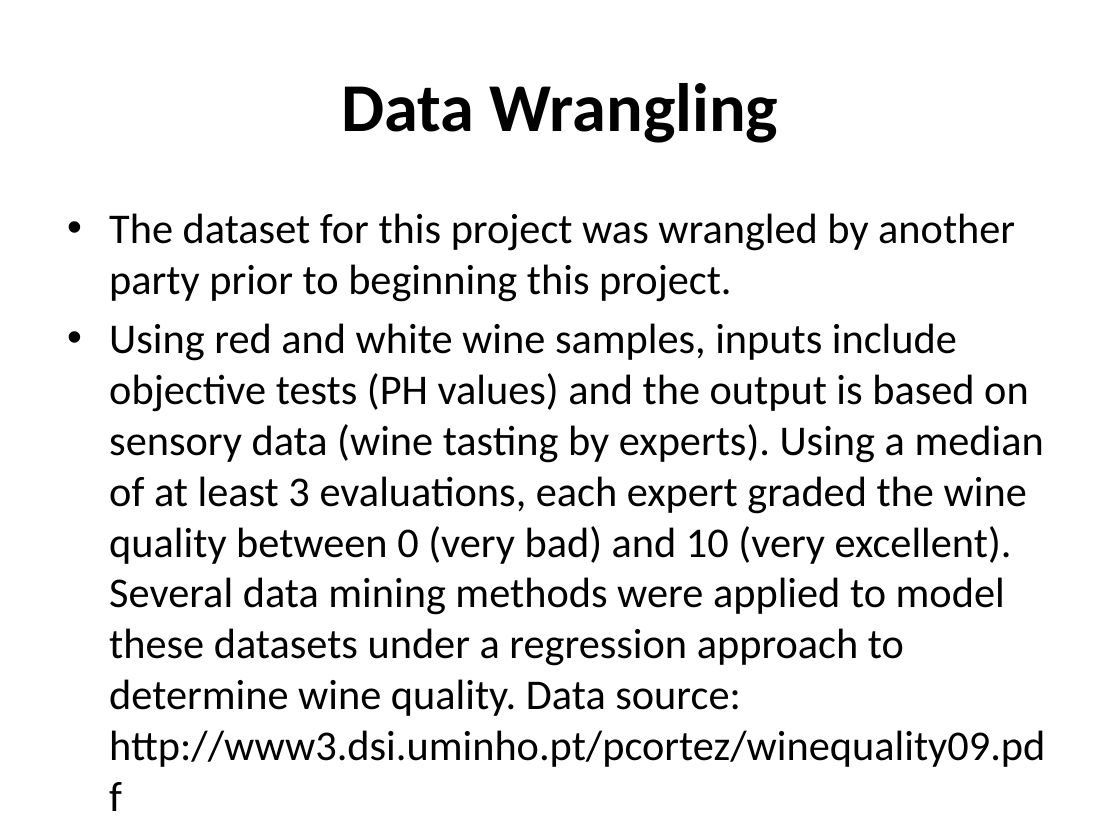
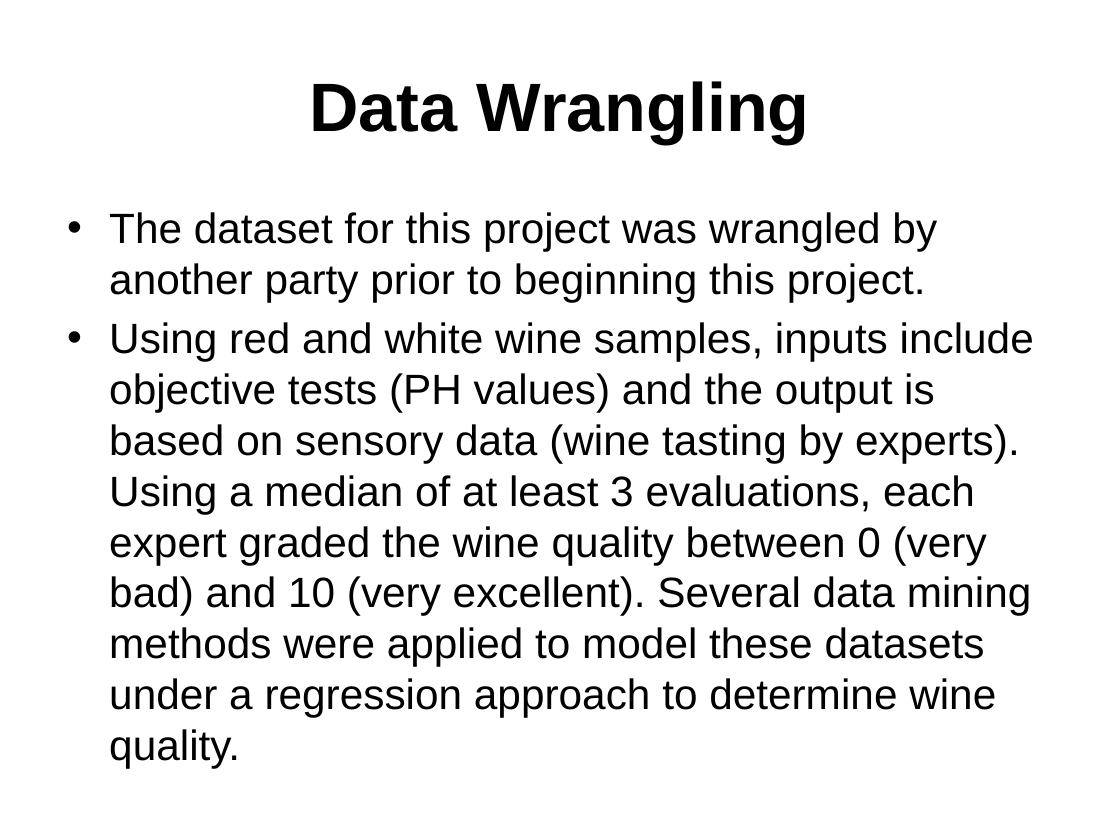
Before and after one commit to delwester/Springboard, a slide deck: slide 3 of Capstone2/Capstone2_FinalPres.pptx. Drawn at 1120x840 pixels with LibreOffice and Linux fonts; fonts in the diff are those of the drawing. Boxes give left, top, right and bottom in pixels: in the first picture for what was removed or moved away, otherwise in the second. Text is boxed around its words. In the diff, an @@ line names an element or a change of style, - is before the commit and + after.

```diff
--- a/Capstone2/Capstone2_FinalPres.pptx
+++ b/Capstone2/Capstone2_FinalPres.pptx
@@ title "Data Wrangling" at (309,81,810,143): font Calibri to Arial @@
@@ text at (109,212,937,302): font Calibri to Arial in "The dataset for this project was wrangled ..." @@
@@ text at (109,322,1034,768): text changed; font Calibri to Arial @@
-• Using red and white wine samples, inputs include objective tests (PH values) and the output is based on sensory data (wine tasting by experts). Using a median of at least 3 evaluations, each expert graded the wine quality between 0 (very bad) and 10 (very excellent). Several data mining methods were applied to model these datasets under a regression approach to determine wine quality. Data source: http://www3.dsi.uminho.pt/pcortez/winequality09.pdf
+• Using red and white wine samples, inputs include objective tests (PH values) and the output is based on sensory data (wine tasting by experts). Using a median of at least 3 evaluations, each expert graded the wine quality between 0 (very bad) and 10 (very excellent). Several data mining methods were applied to model these datasets under a regression approach to determine wine quality.
```
Also in this commit, not shown: 12 other slides changed.
